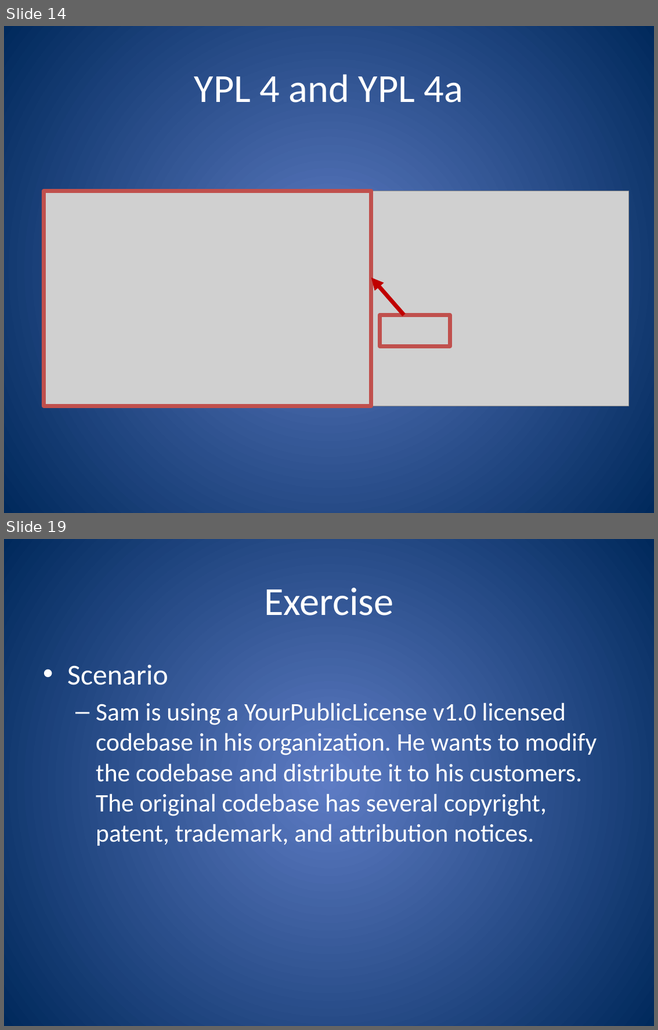
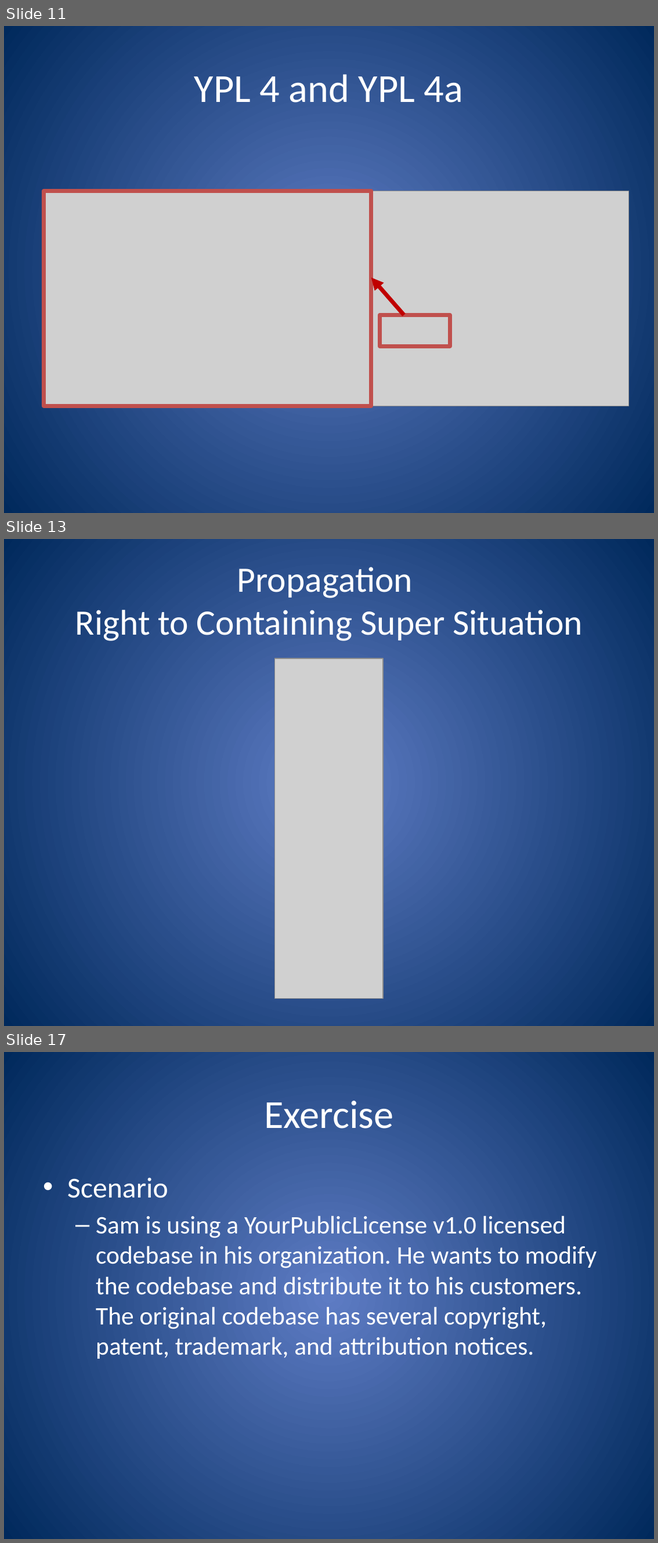
Before and after one commit to robinagandhi/modularnorms, a slide deck: examples/tutorial-slides.pptx. Shown one above the other, each under a label of ours: slides 14 and 19 before the commit, slides 11, 13 and 17 after it; the slides between them are not shown. The pictures are 658x1030 and 658x1543 pixels, drawn with LibreOffice and Linux fonts; fonts in the diff are those of the drawing; grey boxes stand for pictures. Boxes give left, top, right and bottom in pixels: in the first picture for what was removed or moved away, otherwise in the second. Text is boxed around its words. In the diff, an @@ line names an element or a change of style, - is before the commit and + after.

```diff
--- a/examples/tutorial-slides.pptx
+++ b/examples/tutorial-slides.pptx
@@ slide 13 added at <box>4,539,654,1026</box>, background gradient #5E7CC5 to #00295C @@
@@ title added at <box>75,567,582,641</box>, 39.6 pt, text #FFFFFF @@
+Propagation
+Right to Containing Super Situation
@@ picture added at <box>275,658,383,999</box> @@
@@ what was slide 14 is now slide 11 @@
@@ what was slide 19 is now slide 17 @@
```
Also in this commit, not shown: 8 slides changed, 3 slides removed.
